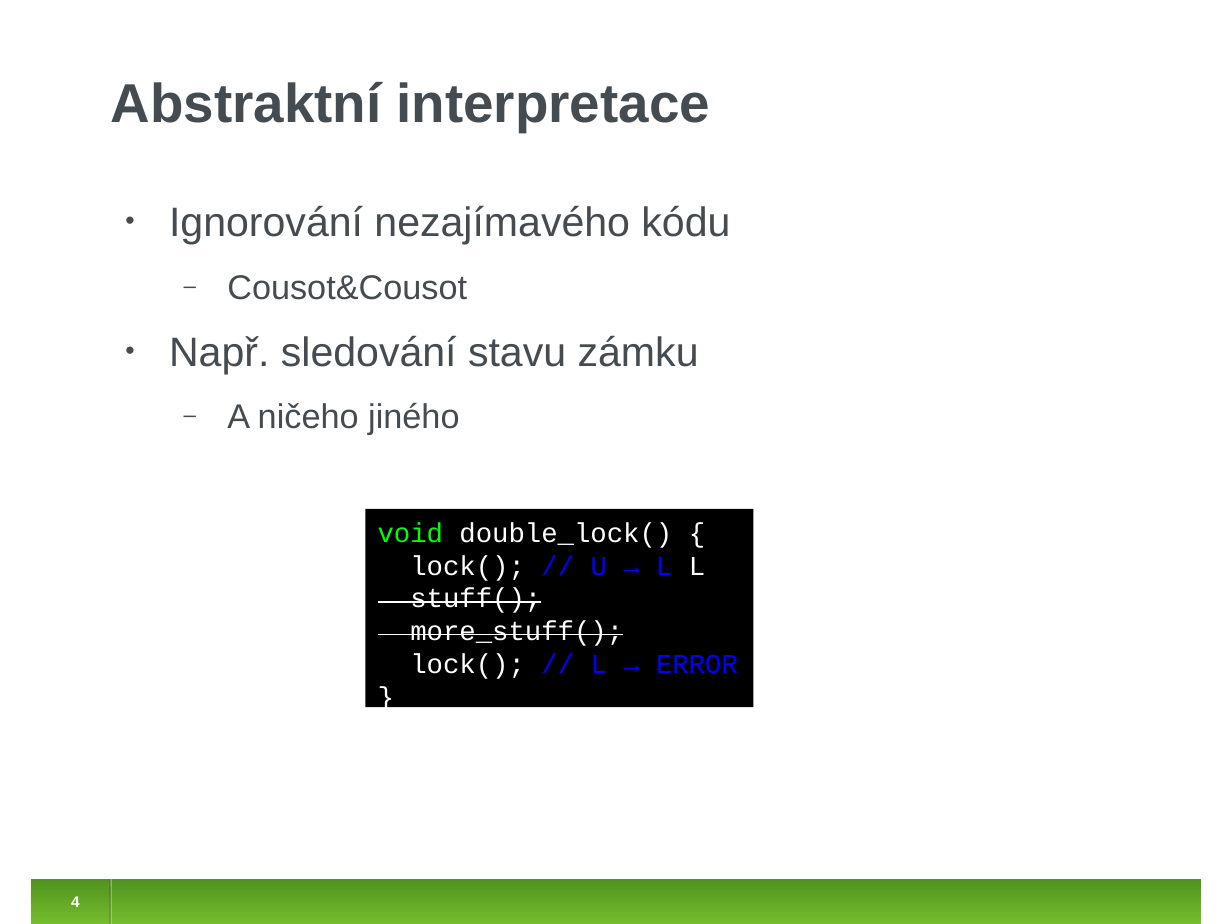
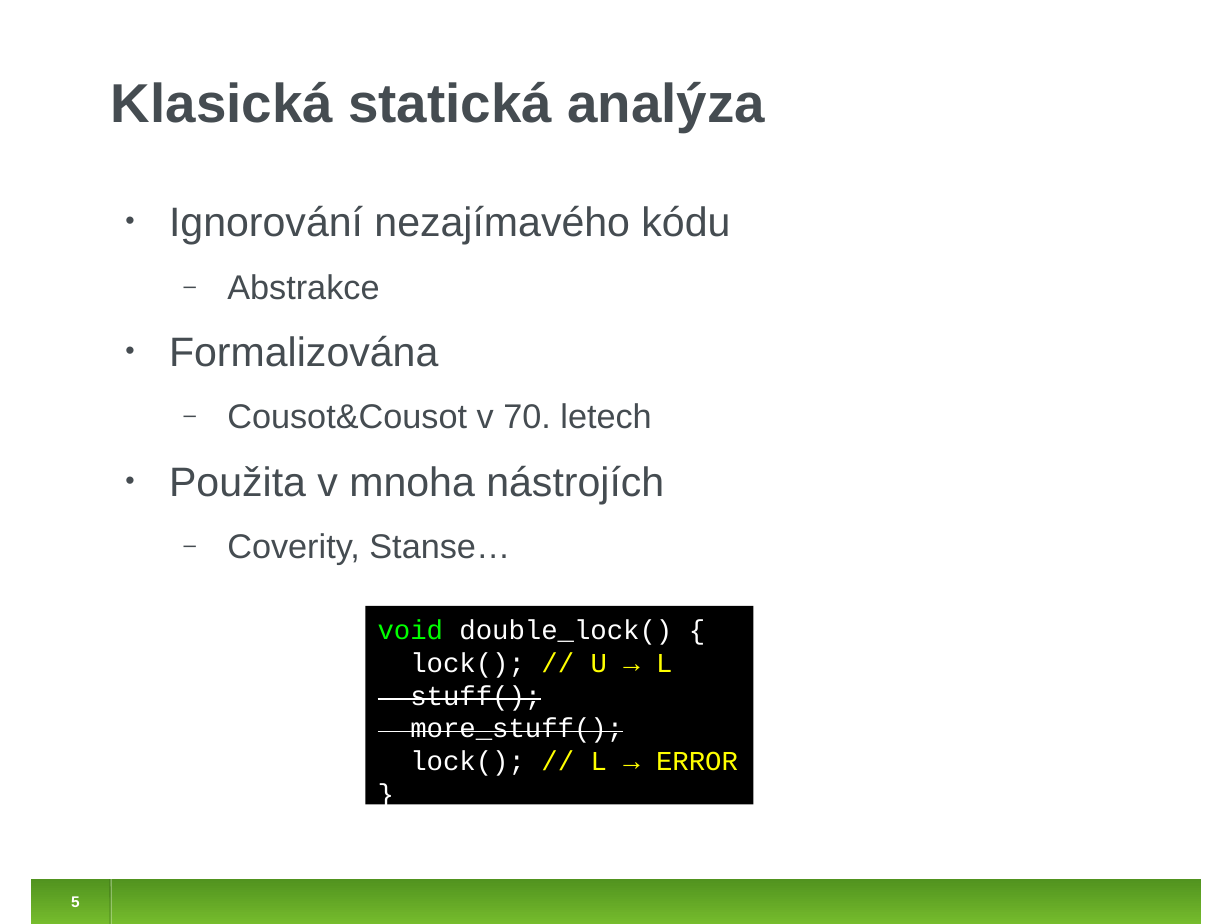
Before and after one commit to jirislaby/writings, a slide deck: slide 5 of presentations/stanse_prase.odp (slide 4 before the commit). Drawn at 1232x924 pixels with LibreOffice and Linux fonts; fonts in the diff are those of the drawing. Boxes give left, top, right and bottom in pixels: in the first picture for what was removed or moved away, otherwise in the second. Text is boxed around its words. In the diff, an @@ line names an element or a change of style, - is before the commit and + after.

Commit message:
stanse_prase: some updates

```diff
--- a/presentations/stanse_prase.odp
+++ b/presentations/stanse_prase.odp
@@ title at [111,82,765,132]: text changed @@
-Abstraktní interpretace
+Klasická statická analýza
@@ text at [169,274,664,565]: text changed @@
-  ‒ Cousot&Cousot
-• Např. sledování stavu zámku
-  ‒ A ničeho jiného
+  ‒ Abstrakce
+• Formalizována
+  ‒ Cousot&Cousot v 70. letech
+• Použita v mnoha nástrojích
+  ‒ Coverity, Stanse…
@@ rectangle "void double_lock() {": place and size @@
-rectangle "void double_lock() {" at [366,509,754,707]
+rectangle "void double_lock() {" at [366,606,754,804]
@@ text in rectangle at [410,652,672,678]: text changed @@
-lock(); // U → L L
+lock(); // U → L
@@ text in rectangle at [410,751,738,776]: text colour #0000FF to #FFFF00 in "// L → ERROR" @@
@@ page number at [71,896,80,907]: text changed @@
-4
+5
```
Also in this commit, not shown: 9 other slides changed, 5 slides added, 3 slides removed.
